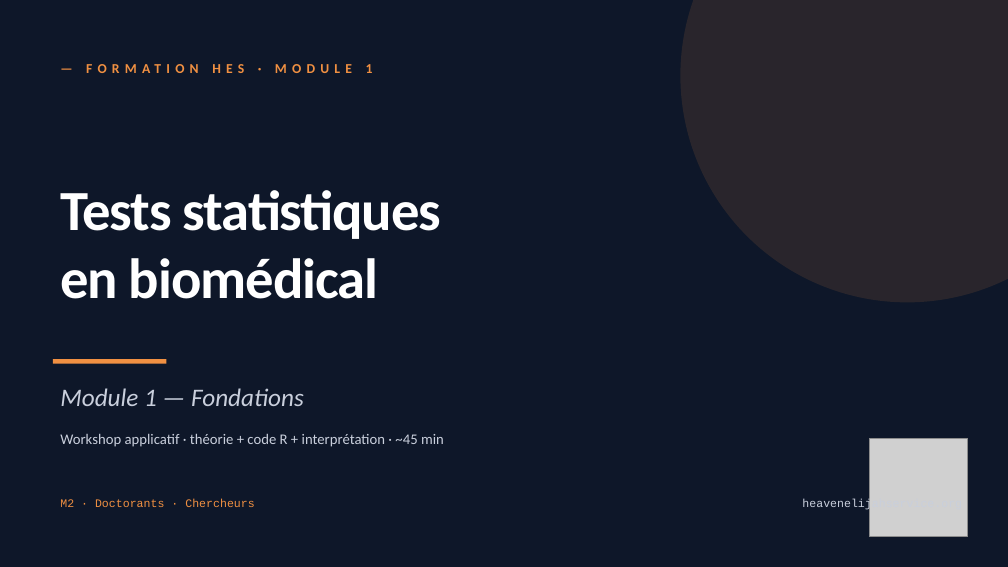
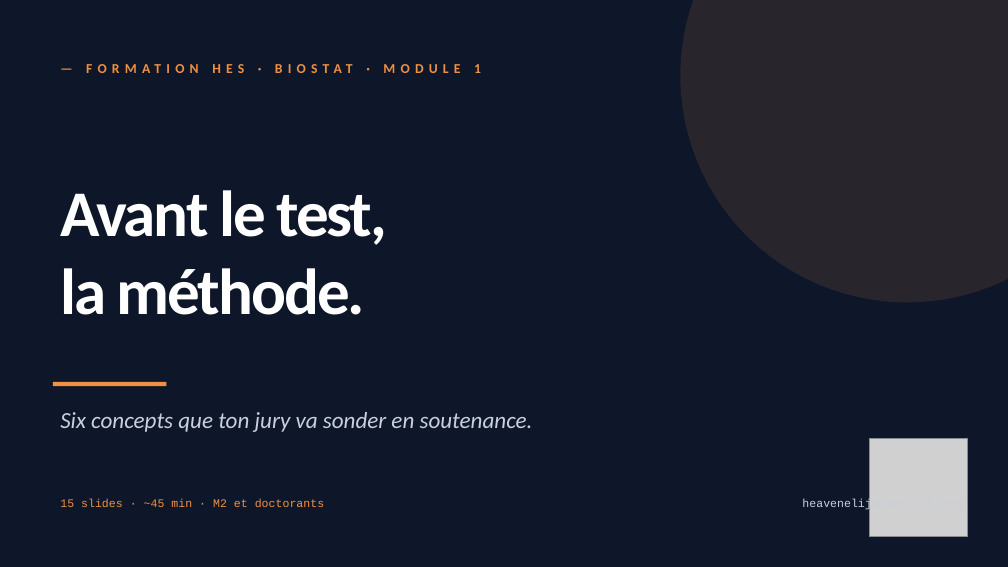
Before and after one commit to heavenelijahservice-tech/heaven-elijah-site, a slide deck: slide 1 of formations/output/biostat-module-1-fondations.pptx. Drawn at 1008x567 pixels with LibreOffice and Linux fonts; fonts in the diff are those of the drawing; grey boxes stand for pictures. Boxes give left, top, right and bottom in pixels: in the first picture for what was removed or moved away, otherwise in the second. Text is boxed around its words. In the diff, an @@ line names an element or a change of style, - is before the commit and + after.

Commit message:
refactor(formations): biostat module 1 — V2 voix de praticien
V1 était techniquement correcte mais transpirait l'IA — titres punchy
uniformes, structure symétrique sur toutes les slides, callouts 💡 HES TIP
décoratifs, listicles trop propres.

V2 réécrit chaque slide en voix de méthodologue qui a vu des centaines
de soutenances :

- Recadrage soutenance : chaque concept est positionné par rapport
  à ce qu'un jury va creuser ("la question piège du jury", "ce que ton
  président aime tester", etc.)
- Titres plus longs, moins symétriques : "Avant 'quel test ?', il y a
  'qu'est-ce que je teste ?'", "Variances inégales : Welch, pas Student".
- Asides assumés type "Entre nous, 80 % de puissance veut dire que tu
  rates 1 vrai effet sur 5 — la norme n'est pas magique."
- Recommandations opinionées : "en routine je saute Levene et lance Welch
  directement", "fais confiance au QQ-plot avant Shapiro sur gros N".
- Suppression des "💡 HES TIP" décoratifs au profit de paragraphes
  "ce que je fais en pratique, et pourquoi".
- Slide "Préalables aux tests" fusionnée dans Shapiro/Levene qui
  l'introduisaient déjà. À la place, slide H₀/H₁ pédagogique (point #1
  qui manquait à V1).
- CTA conserve les boutons WhatsApp/site mais ton plus calme,
  sans slogan motivationnel.

15 slides toujours, même palette navy/orange/cream, mêmes helpers
codeBlock/outputBlock. La V2 est ce qu'on garde comme template pour
M2-M4 si elle est validée.

```diff
--- a/formations/output/biostat-module-1-fondations.pptx
+++ b/formations/output/biostat-module-1-fondations.pptx
@@ text at (86, 64, 481, 73): text changed @@
-— FORMATION HES · MODULE 1
+— FORMATION HES · BIOSTAT · MODULE 1
@@ text at (60, 190, 387, 315): text changed; size 54 to 62 pt @@
-Tests statistiques
-en biomédical
+Avant le test,
+la méthode.
@@ rectangle: place and size @@
-rectangle at (53, 359, 166, 364)
+rectangle at (53, 382, 166, 386)
@@ text removed at (60, 388, 304, 406) @@
-Module 1 — Fondations
@@ text added at (60, 412, 533, 432), 22 pt, text #C9CFDC, italic @@
+Six concepts que ton jury va sonder en soutenance.
@@ text removed at (60, 433, 444, 447) @@
-Workshop applicatif · théorie + code R + interprétation · ~45 min
@@ text at (60, 499, 324, 507): text changed @@
-M2 · Doctorants · Chercheurs
+15 slides · ~45 min · M2 et doctorants
```
Also in this commit, not shown: 11 other slides changed, 3 slides added, 3 slides removed, 1 other file.
